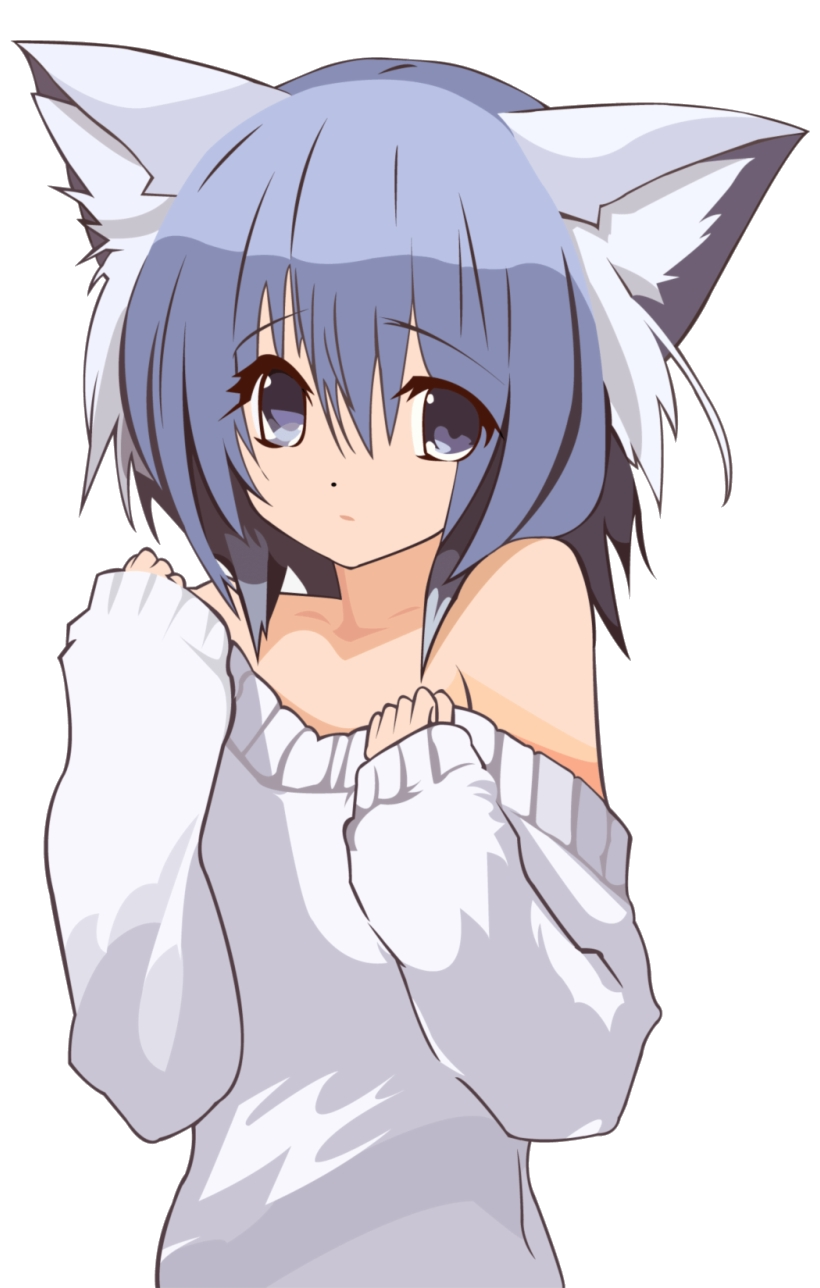
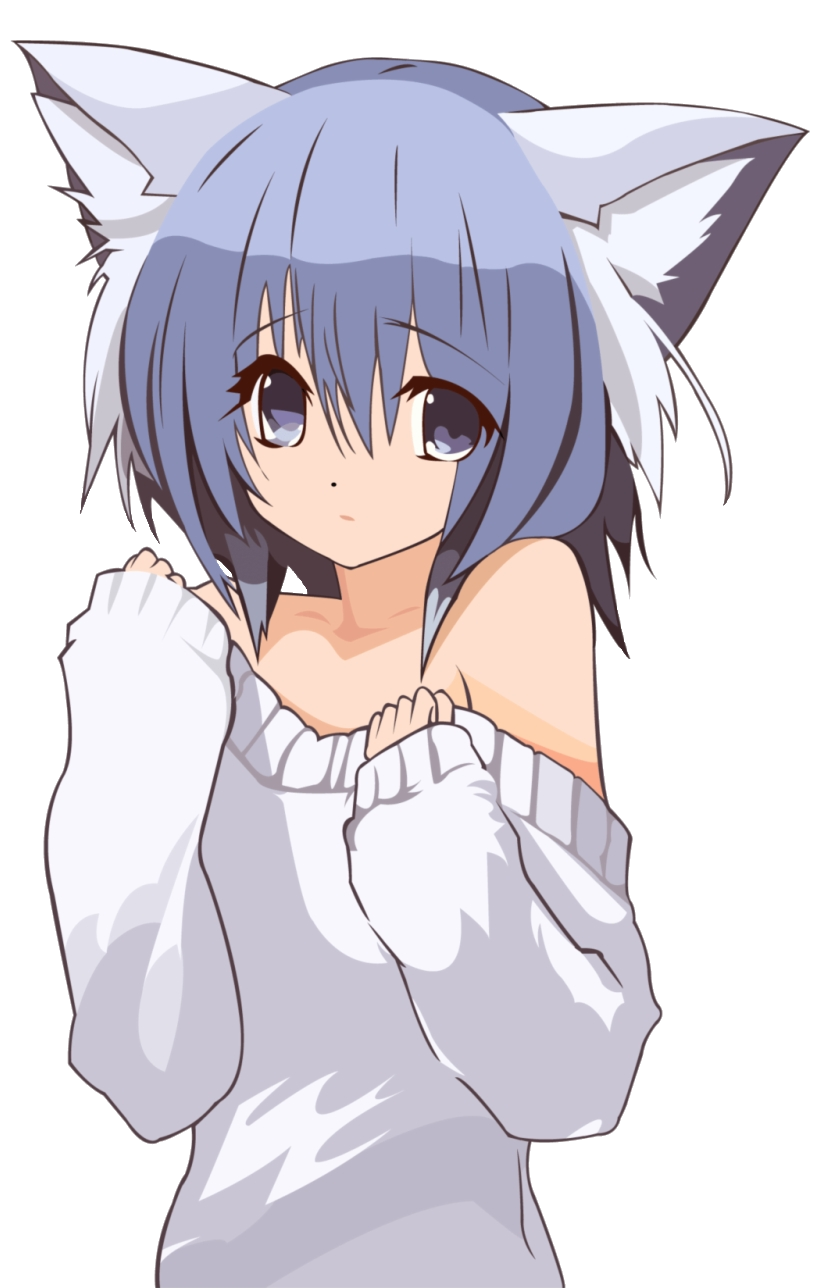
Revision of a layered 820px x 1288px image; what changed, layer by layer:
painted on "1-blue-neko.jpg" over <box>78,487,730,661</box>
